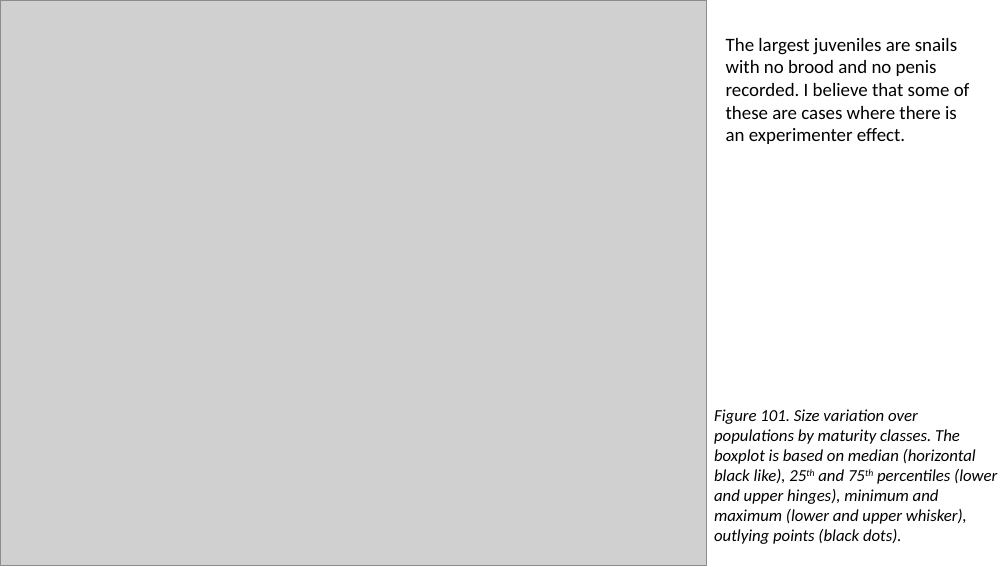
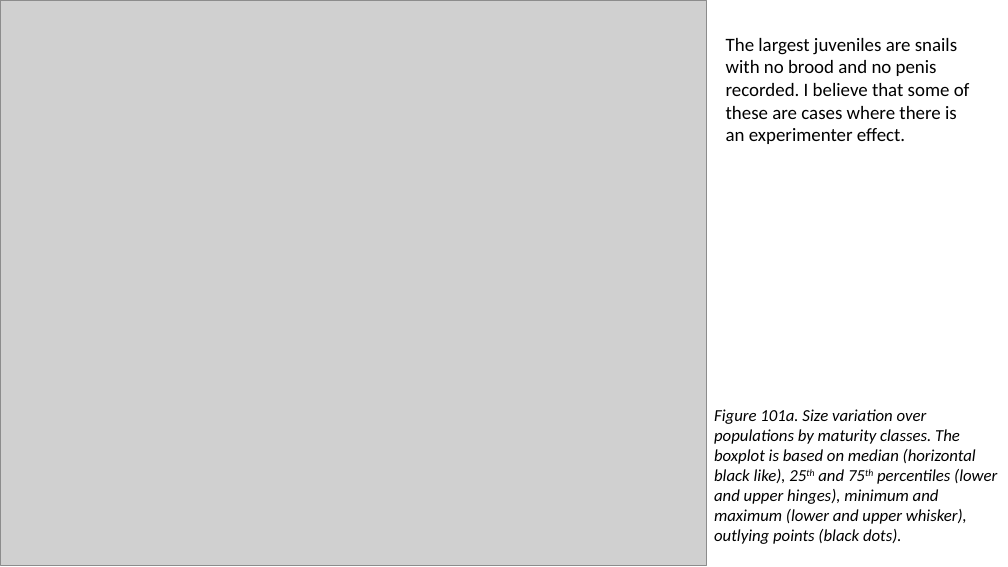
Before and after one commit to sam0per/Littorina_CZ_offspring, a slide deck: slide 1 of docs/Littorina_offspring_size_maturity.pptx. Drawn at 1008x567 pixels with LibreOffice and Linux fonts; fonts in the diff are those of the drawing; grey boxes stand for pictures. Boxes give left, top, right and bottom in pixels: in the first picture for what was removed or moved away, otherwise in the second. Text is boxed around its words. In the diff, an @@ line names an element or a change of style, - is before the commit and + after.

Commit message:
size at maturity sex and generation models

```diff
--- a/docs/Littorina_offspring_size_maturity.pptx
+++ b/docs/Littorina_offspring_size_maturity.pptx
@@ text at (x1=714, y1=409, x2=997, y2=544): text changed @@
-Figure 101. Size variation over populations by maturity classes. The boxplot is based on median (horizontal black like), 25th and 75th percentiles (lower and upper hinges), minimum and maximum (lower and upper whisker), outlying points (black dots).
+Figure 101a. Size variation over populations by maturity classes. The boxplot is based on median (horizontal black like), 25th and 75th percentiles (lower and upper hinges), minimum and maximum (lower and upper whisker), outlying points (black dots).
```
Also in this commit, not shown: 6 other slides changed, 4 slides added, 2 slides removed, 2 other files.
